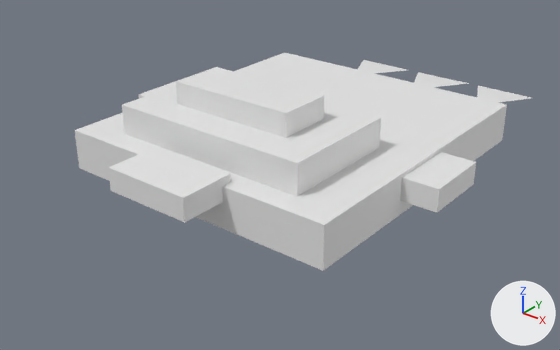
A saved change to the OBJ model GameData/Meshes/Ships/terran/destroyer_assault.obj.
Both versions are drawn from a camera (50 mm lens) standing at (6.45, -8.4, 4.82) and looking at (0.02, -0.36, -0.17). Lighting does not change. The marker at lower right points along +X, +Y and +Z. The first picture is the older version. Where no turn or scale is listed for an object, it has been applied to the vertices. Vertices at exactly the same position are counted once.

In view in the first picture: 'destroyer_assault'.
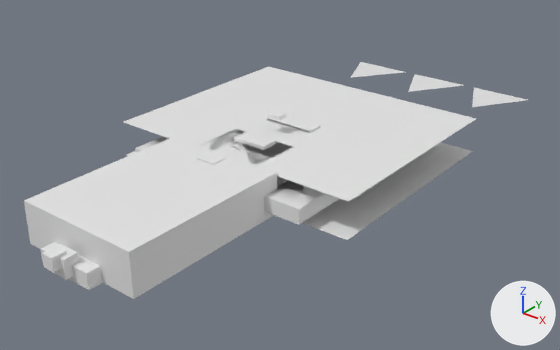
Pixel boxes (x1, y1, x2, y2) of what changed, in the pictures (560 x 350 px; the box of a moved part takes in the faces that stretch with it):
'destroyer_assault', reshaped (10% wider, 9% taller): before (75, 53, 531, 271); after (24, 62, 527, 299)
part 1 of me_destroyer_assault, added: after (24, 136, 277, 299)
part 2 of me_destroyer_assault, added: after (41, 242, 103, 290)
part 3 of me_destroyer_assault, added: after (46, 244, 79, 280)
part 4 of me_destroyer_assault, added: after (42, 246, 67, 272)
part 5 of me_destroyer_assault, moved or reshaped: before (357, 60, 407, 73); after (350, 62, 404, 78)
part 6 of me_destroyer_assault, moved or reshaped: before (414, 72, 469, 87); after (408, 74, 464, 92)
part 7 of me_destroyer_assault, moved or reshaped: before (477, 86, 531, 102); after (472, 88, 527, 107)
part 8 of me_destroyer_assault, added: after (234, 131, 276, 150)
part 9 of me_destroyer_assault, added: after (197, 152, 227, 165)
part 10 of me_destroyer_assault, added: after (277, 178, 288, 186)
part 11 of me_destroyer_assault, added: after (267, 110, 286, 121)
part 12 of me_destroyer_assault, deleted: before (400, 152, 476, 213)
part 13 of me_destroyer_assault, deleted: before (108, 147, 231, 223)
part 14 of me_destroyer_assault, deleted: before (176, 67, 325, 138)
part 15 of me_destroyer_assault, deleted (mostly hidden): before (138, 81, 176, 98)
part 16 of me_destroyer_assault, cut back: before (75, 53, 507, 271); after (124, 66, 476, 240)

The change in detail:
me_destroyer_assault is used by ob_destroyer_assault; location (0.0, 0.0, 0.0).
me_destroyer_assault had 57 vertices, 75 faces and spanned x -2.69..2.69, y -2.92..4.67, z 0.0..1.35.
me_destroyer_assault now has 381 vertices, 447 faces and spans x -2.0..2.0, y -4.37..4.52, z 0.0..0.81.
me_destroyer_assault part 1: a new loose piece, a box spanning x -0.92..0.92, y -3.98..-1.54, z 0.0..0.59.
me_destroyer_assault part 2: a new loose piece, a box spanning x -0.41..0.41, y -4.17..-3.4, z 0.0..0.22.
me_destroyer_assault part 3: a new loose piece, a box spanning x -0.16..0.16, y -4.27..-4.08, z 0.08..0.33.
me_destroyer_assault part 4: a new loose piece, a box spanning x -0.09..0.09, y -4.37..-4.17, z 0.2..0.37.
me_destroyer_assault part 5: the loose piece of 3 vertices spanning x -1.81..-0.72, y 3.47..4.67, z 0.0..0.09 is moved by (0.02, -0.14, 0.0).
me_destroyer_assault part 6: the loose piece of 3 vertices spanning x -0.54..0.54, y 3.47..4.67, z 0.0..0.09 is moved by (0.0, -0.14, 0.0).
me_destroyer_assault part 7: the loose piece of 3 vertices spanning x 0.72..1.81, y 3.47..4.67, z 0.0..0.09 is moved by (-0.02, -0.14, 0.0).
me_destroyer_assault part 8: a new loose piece, a box spanning x -0.27..0.27, y -1.02..-0.75, z 0.47..0.58.
me_destroyer_assault part 9: a new loose piece, a box spanning x -0.14..0.14, y -1.88..-1.62, z 0.49..0.6.
me_destroyer_assault part 10: a new loose piece, a box spanning x 0.623..0.73, y -1.182..-0.971, z 0.171..0.257.
me_destroyer_assault part 11: a new loose piece, a box spanning x -0.107..0.107, y -0.485..-0.324, z 0.749..0.813.
me_destroyer_assault part 12: the loose piece of 8 vertices spanning x 1.65..2.69, y -0.6..0.4, z 0.22..0.54 is deleted.
me_destroyer_assault part 13: the loose piece of 8 vertices spanning x -0.65..0.65, y -2.92..-2.12, z 0.38..0.7 is deleted.
me_destroyer_assault part 14: the loose piece of 8 vertices spanning x -0.96..0.96, y -1.41..-0.6, z 1.03..1.35 is deleted.
me_destroyer_assault part 15: the loose piece of 8 vertices spanning x -2.69..-1.65, y -0.6..0.4, z 0.22..0.54 is deleted.
me_destroyer_assault part 16: 16 vertices removed from x -2.17..2.17, y -2.27..2.52, z 0.0..1.03; 164 vertices added at x -2.0..2.0, y -2.54..1.89, z 0.0..0.63.
Other edits to the shape of me_destroyer_assault do not show in these pictures.
